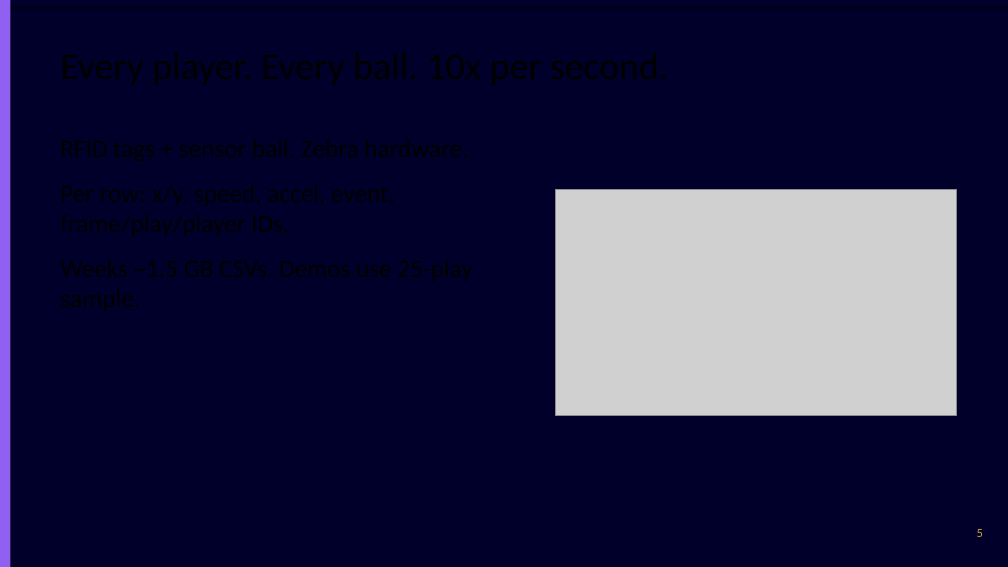
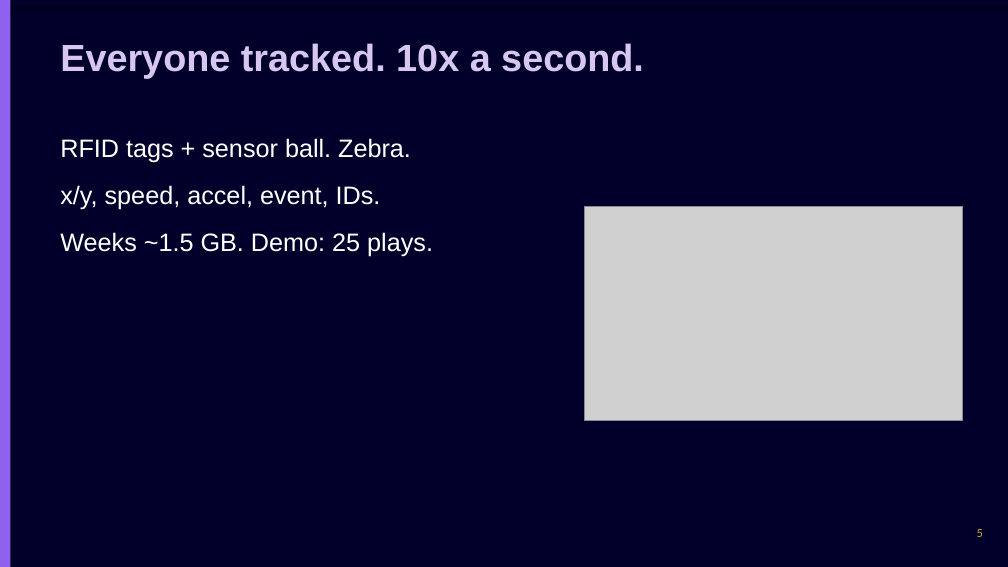
Before and after one commit to chasko-labs/nfl-big-data-bowl-2027, a slide deck: slide 5 of deck/unified.pptx. Drawn at 1008x567 pixels with LibreOffice and Linux fonts; fonts in the diff are those of the drawing; grey boxes stand for pictures. Boxes give left, top, right and bottom in pixels: in the first picture for what was removed or moved away, otherwise in the second. Text is boxed around its words. In the diff, an @@ line names an element or a change of style, - is before the commit and + after.

Commit message:
deck: explicit AAA colors, wrap on, short lines, two-column layout

```diff
--- a/deck/unified.pptx
+++ b/deck/unified.pptx
@@ text added at (60, 43, 644, 79), 36 pt, text #D7C7EE, bold @@
+Everyone tracked. 10x a second.
@@ text added at (60, 138, 433, 257), 24 pt, text #FFFFFF @@
+RFID tags + sensor ball. Zebra.
+x/y, speed, accel, event, IDs.
+Weeks ~1.5 GB. Demo: 25 plays.
@@ picture: place and size @@
-picture at (556, 189, 957, 416)
+picture at (585, 207, 963, 421)
```
Also in this commit, not shown: 16 other slides changed.
